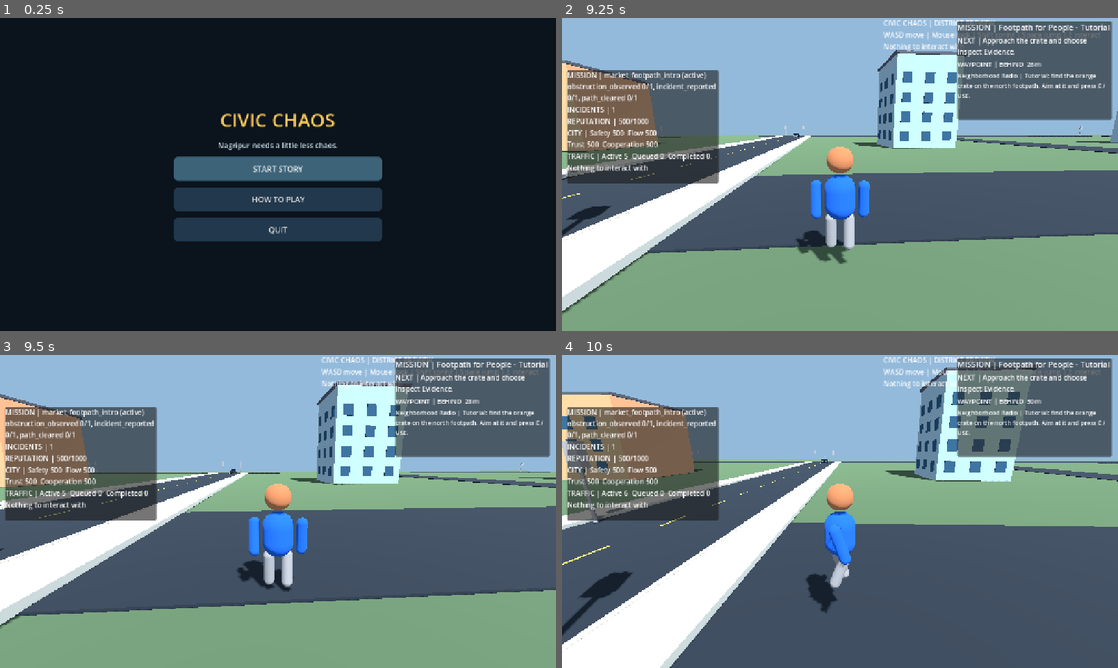
Above: before the commit, frames 1-4 (two rows, left to right).
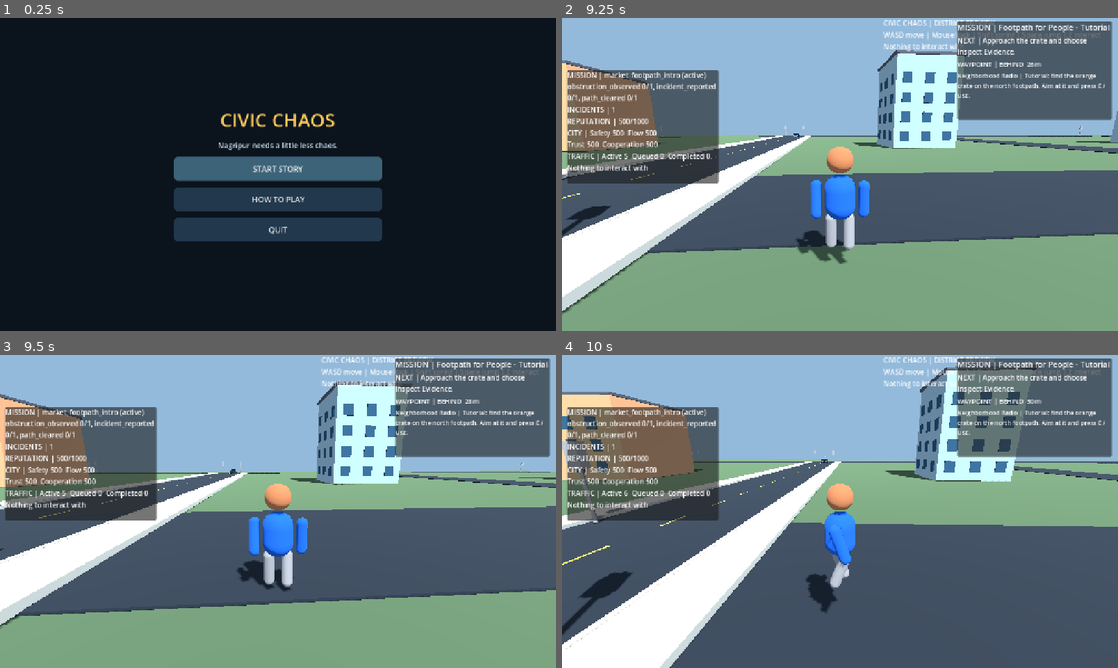
Above: after the commit, the same moments.

Repository: gauravprajapat-23/civic-chaos
Game: Godot game, scene res://scenes/core/menu.tscn
Two runs of this game, one before a commit and one after it. Both use one fixed random seed, a clock stepped at 60 frames per second and the inputs below.
Inputs (mouse positions are in pixels of both pictures, inside the frame that each line leads up to):
- Up to frame 1 (0.25 s): no input
- Up to frame 2 (9.25 s): click "START STORY" at 0.5 s; tap E (interact) at 1.25 s; move the mouse to (867, 174) at 1.27 s; hold E (interact) 1.28-2.03 s; hold W (move_forward) 1.28-6.53 s; tap Space (jump) at 1.52, 2.27, 3.77, 4.52, 5.27, 6.77, 7.52, 8.27 s; move the mouse to (812, 174) at 2.02 s; tap Shift (sprint) every 1.5 s from 2.1 to 8.1 s; move the mouse to (851, 168) at 2.77 s; hold E (interact) 2.78-3.53 s; move the mouse to (834, 180) at 3.52 s; move the mouse to (878, 177) at 4.27 s; hold E (interact) 4.28-5.03 s; move the mouse to (795, 171) at 5.02 s; move the mouse to (845, 174) at 5.77 s; hold E (interact) 5.78-6.53 s; move the mouse to (817, 168) at 6.52 s; hold D (move_right) 6.53-7.28 s; move the mouse to (867, 174) at 7.27 s; hold E (interact) 7.28-8.03 s; hold W (move_forward) from 7.28 s (still down); move the mouse to (812, 174) at 8.02 s; move the mouse to (851, 168) at 8.77 s; hold E (interact) from 8.78 s (still down)
- Up to frame 3 (9.5 s): keep holding W (move_forward); keep holding E (interact)
- Up to frame 4 (10 s): move the mouse to (834, 517) at 9.52 s; release W (move_forward) at 9.53 s; release E (interact) at 9.53 s; hold A (move_left) from 9.53 s (still down); tap Shift (sprint) at 9.6 s; tap Space (jump) at 9.77 s

Frames 1-2 are identical in both runs. In frame 3, 0.1% of the frame differs, in the area x 0-99%, y 10-87%; in frame 4, less than 0.1%.

Commit message:
fix(traffic): keep initial walker/car clearance independent of unsafe physics-space queries [skip ci]

Diff:
--- a/scripts/npc/district_pedestrians.gd
+++ b/scripts/npc/district_pedestrians.gd
@@ -486,18 +486,16 @@
         offset.y = 0.0
         if offset.length_squared() < PLAYER_CLEARANCE * PLAYER_CLEARANCE:
             return false
-    # Spawning a walker into the side of an existing car is not recoverable
-    # by ordinary forward sweeps. Use the same physical geometry clearance
-    # as during walking, even if no spawner was wired at startup.
-    var probe := SphereShape3D.new()
-    probe.radius = BODY_RADIUS + 0.12
-    var query := PhysicsShapeQueryParameters3D.new()
-    query.shape = probe
-    query.transform = Transform3D(Basis.IDENTITY, to_global(candidate) + Vector3.UP * 0.9)
-    query.collision_mask = 4
-    query.margin = 0.02
-    if not get_world_3d().direct_space_state.intersect_shape(query, 12).is_empty():
-        return false
+    # _ready() may run outside the physics tick: do not query the physics
+    # space here. Broad-phase against real traffic positions if connected.
+    if _traffic_spawner != null:
+        for vehicle in _traffic_spawner.active_vehicles:
+            if not is_instance_valid(vehicle) or not vehicle.active:
+                continue
+            var gap: Vector3 = vehicle.global_position - to_global(candidate)
+            gap.y = 0.0
+            if gap.length_squared() < VEHICLE_CLEARANCE * VEHICLE_CLEARANCE:
+                return false
     return true
 
 ## The lane-relative right side is opposite for opposing walkers; deterministic
